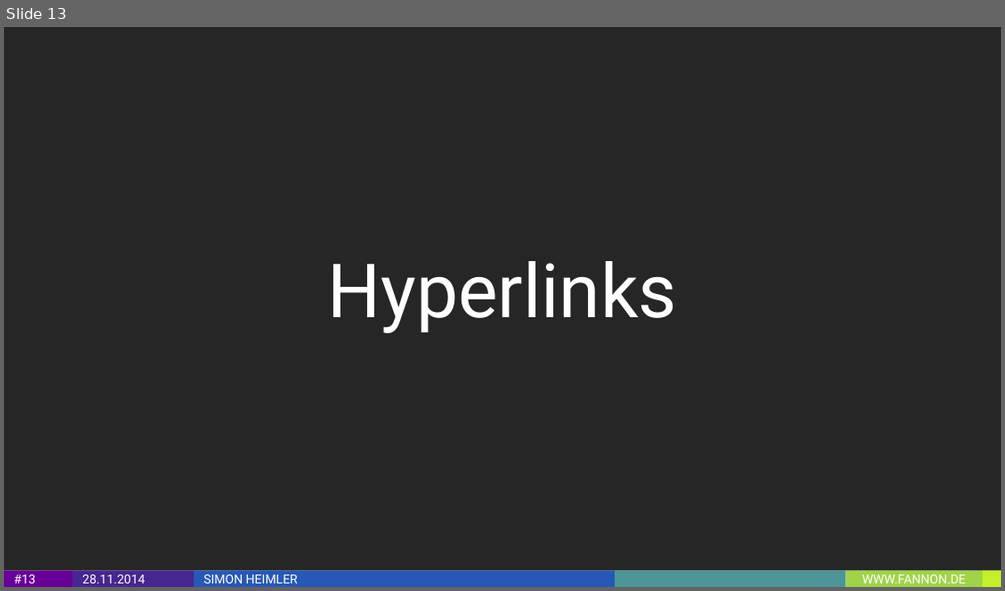
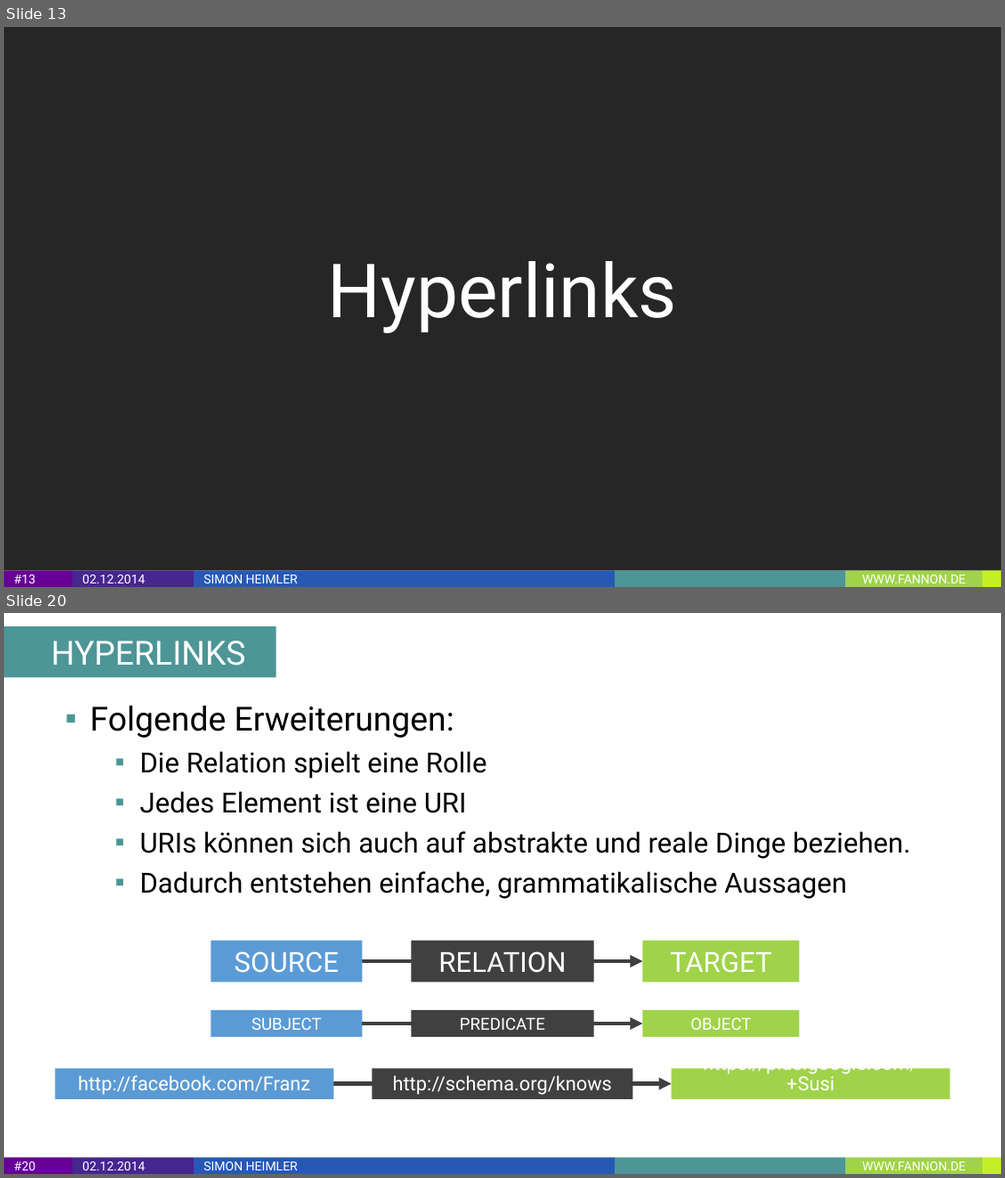
Before and after one commit to Fannon/SemanticWebParadigmen, a slide deck: Semantic Web Paradigmen PPT.pptx. Shown one above the other, each under a label of ours: slide 13 before the commit, slides 13 and 20 after it; the slides between them are not shown. The pictures are 1005x591 and 1005x1178 pixels, drawn with LibreOffice and Linux fonts; fonts in the diff are those of the drawing. Boxes give left, top, right and bottom in pixels: in the first picture for what was removed or moved away, otherwise in the second. Text is boxed around its words. In the diff, an @@ line names an element or a change of style, - is before the commit and + after.

```diff
--- a/Semantic Web Paradigmen PPT.pptx
+++ b/Semantic Web Paradigmen PPT.pptx
@@ slide 20 added at bbox=[4, 613, 1001, 1174], background #FFFFFF; not listed: 6 template elements that a slide beside it also shows @@
@@ rectangle added at bbox=[4, 627, 276, 678], fill #4D9596, 24 pt, text #FFFFFF @@
+HYPERLINKS
@@ text added at bbox=[90, 706, 910, 899], 20 pt, text #000000 @@
+▪ Folgende Erweiterungen:
+  ▪ Die Relation spielt eine Rolle
+  ▪ Jedes Element ist eine URI
+  ▪ URIs können sich auch auf abstrakte und reale Dinge beziehen.
+  ▪ Dadurch entstehen einfache, grammatikalische Aussagen
@@ rectangle added at bbox=[210, 940, 362, 981], fill #5B9BD5, 20 pt, text #FFFFFF @@
+SOURCE
@@ rectangle added at bbox=[411, 940, 593, 981], fill #404040, 20 pt, text #FFFFFF @@
+RELATION
@@ rectangle added at bbox=[643, 940, 800, 981], fill #A0D349, 20 pt, text #FFFFFF @@
+TARGET
@@ arrow added from (362, 961) to (643, 961), #404040 3 pt @@
@@ rectangle added at bbox=[210, 1010, 362, 1037], fill #5B9BD5, 12 pt, text #FFFFFF @@
+SUBJECT
@@ rectangle added at bbox=[411, 1010, 593, 1037], fill #404040, 12 pt, text #FFFFFF @@
+PREDICATE
@@ rectangle added at bbox=[643, 1010, 800, 1037], fill #A0D349, 12 pt, text #FFFFFF @@
+OBJECT
@@ arrow added from (362, 1023) to (643, 1023), #404040 3 pt @@
@@ rectangle added at bbox=[55, 1069, 333, 1100], fill #5B9BD5, 14 pt, text #FFFFFF @@
+http://facebook.com/Franz
@@ arrow added from (334, 1084) to (671, 1084), #404040 3 pt @@
@@ rectangle added at bbox=[372, 1069, 633, 1100], fill #404040, 14 pt, text #FFFFFF @@
+http://schema.org/knows
@@ rectangle added at bbox=[671, 1069, 949, 1100], fill #A0D349, 14 pt, text #FFFFFF @@
+https://plus.google.com/+Susi
@@ slide 13 changed as well @@
@@ text in rectangle at bbox=[82, 574, 145, 583]: text changed @@
-28.11.2014
+02.12.2014
```
Also in this commit, not shown: 18 other slides changed, 26 other slides added, 11 slides removed, 4 other files.
